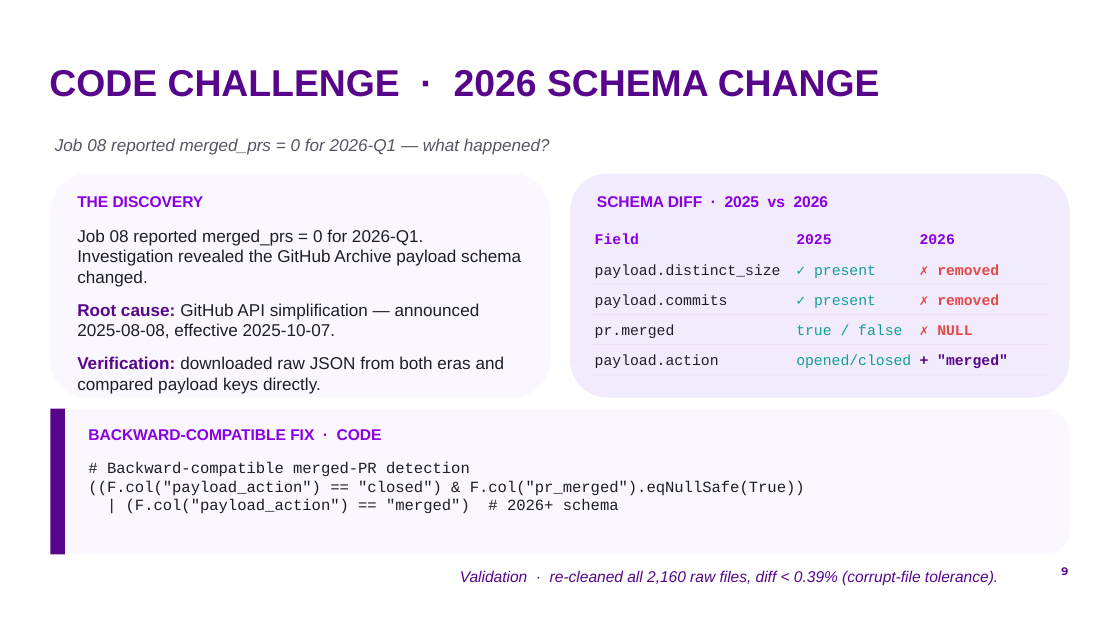
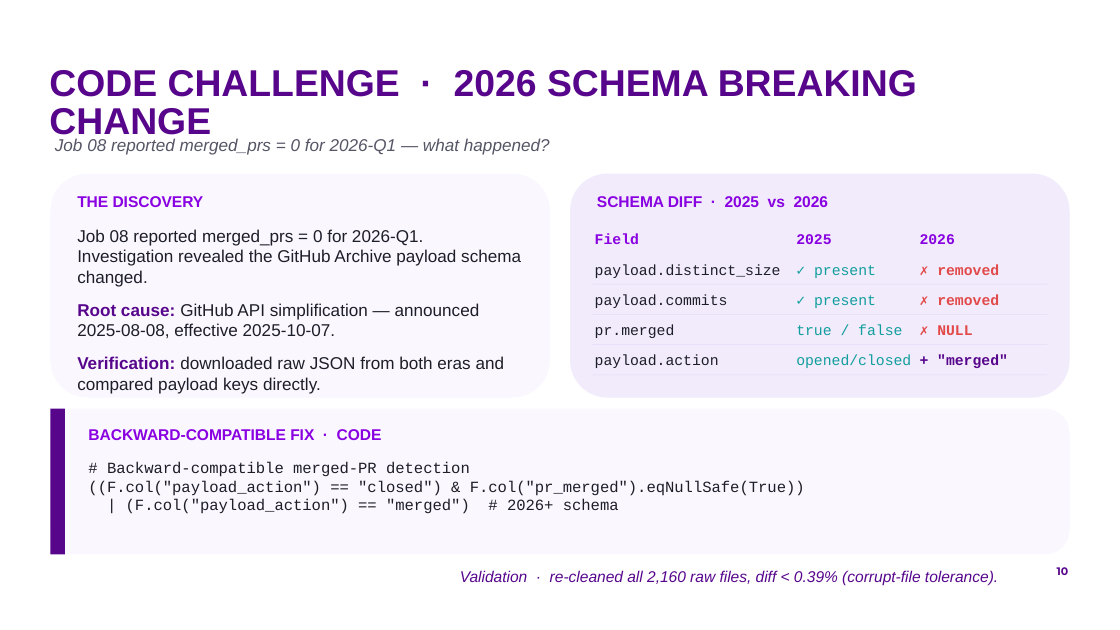
Before and after one commit to by2566-hash/OSS_Pulse, a slide deck: slide 10 of report/presentation/group9_oss_pulse.pptx (slide 9 before the commit). Drawn at 1120x630 pixels with LibreOffice and Linux fonts; fonts in the diff are those of the drawing; background and template pictures are left out. Boxes give left, top, right and bottom in pixels: in the first picture for what was removed or moved away, otherwise in the second. Text is boxed around its words. In the diff, an @@ line names an element or a change of style, - is before the commit and + after.

```diff
--- a/report/presentation/group9_oss_pulse.pptx
+++ b/report/presentation/group9_oss_pulse.pptx
@@ title at [49,70,917,141]: text changed @@
-CODE CHALLENGE · 2026 SCHEMA CHANGE
+CODE CHALLENGE · 2026 SCHEMA BREAKING CHANGE
@@ page number at [1057,567,1069,575]: text changed @@
-9
+10
```
Also in this commit, not shown: 9 other slides changed, 4 slides added, 1 slide removed, 3 other files.
